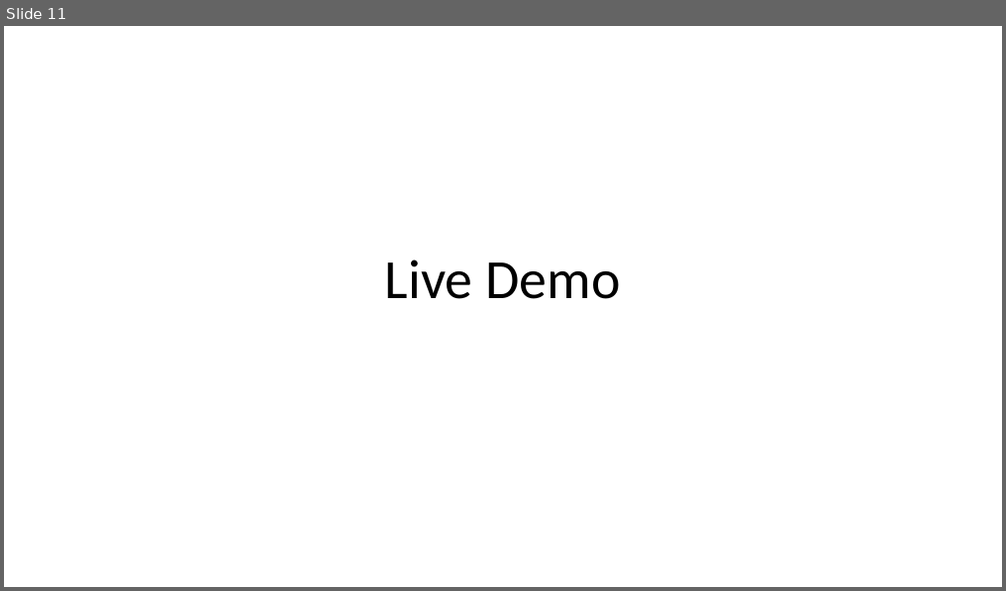
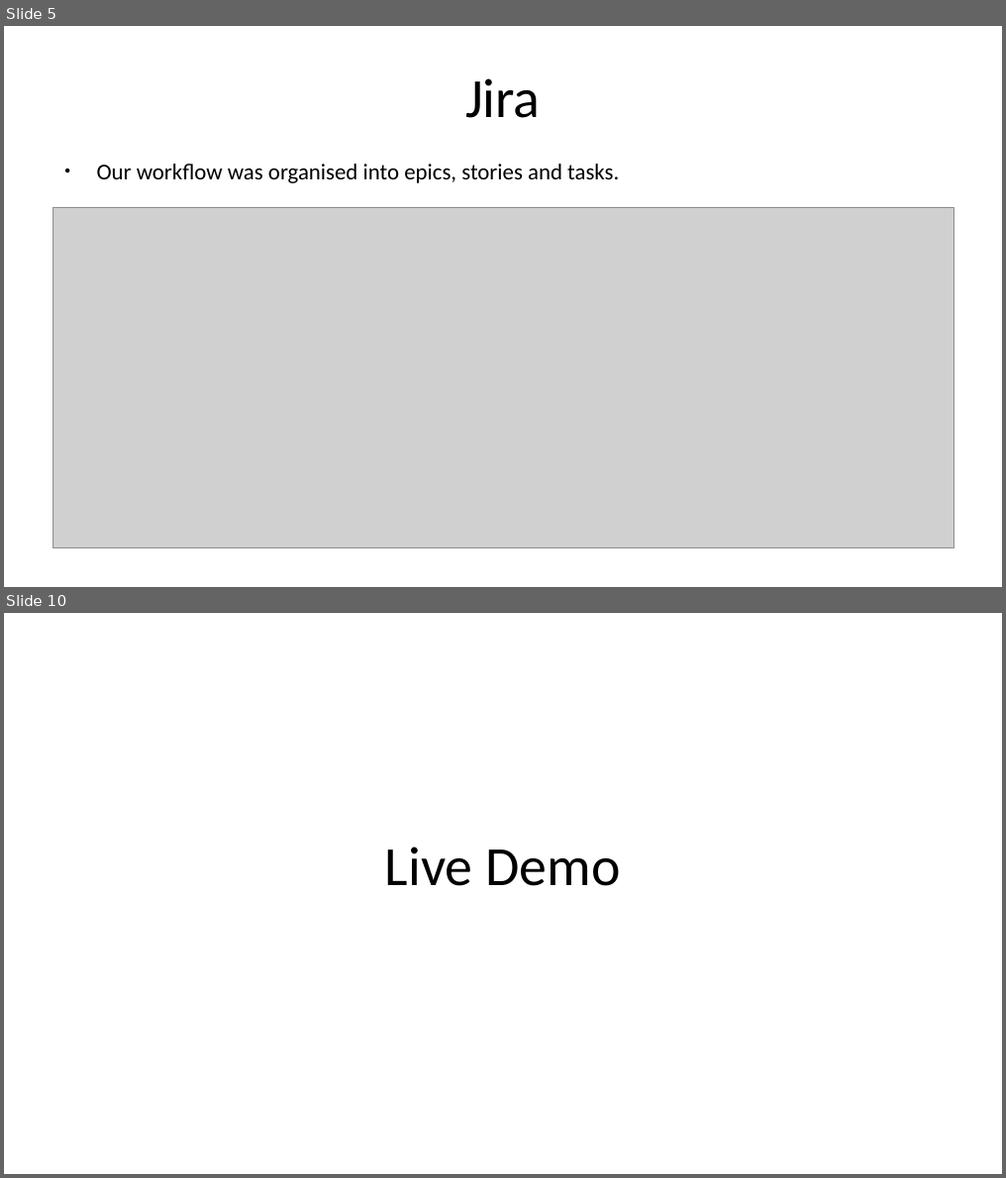
Before and after one commit to Peter-Dagley/Movie-Website, a slide deck: Documentation/Cinema Project Presentation.odp. Shown one above the other, each under a label of ours: slide 11 before the commit, slides 5 and 10 after it; the slides between them are not shown. The pictures are 1006x591 and 1006x1178 pixels, drawn with LibreOffice and Linux fonts; fonts in the diff are those of the drawing; grey boxes stand for pictures. Boxes give left, top, right and bottom in pixels: in the first picture for what was removed or moved away, otherwise in the second. Text is boxed around its words. In the diff, an @@ line names an element or a change of style, - is before the commit and + after.

```diff
--- a/Documentation/Cinema Project Presentation.odp
+++ b/Documentation/Cinema Project Presentation.odp
@@ slide 5 added at (x1=4, y1=26, x2=1002, y2=587), background #FFFFFF @@
@@ title added at (x1=465, y1=78, x2=541, y2=118), 44 pt, text #000000 @@
+Jira
@@ text added at (x1=97, y1=164, x2=619, y2=183), 18 pt, text #000000 @@
+● Our workflow was organised into epics, stories and tasks.
@@ picture added at (x1=53, y1=208, x2=954, y2=549) @@
@@ what was slide 11 is now slide 10 @@
```
Also in this commit, not shown: 7 slides changed, 4 other slides added, 6 slides removed.
